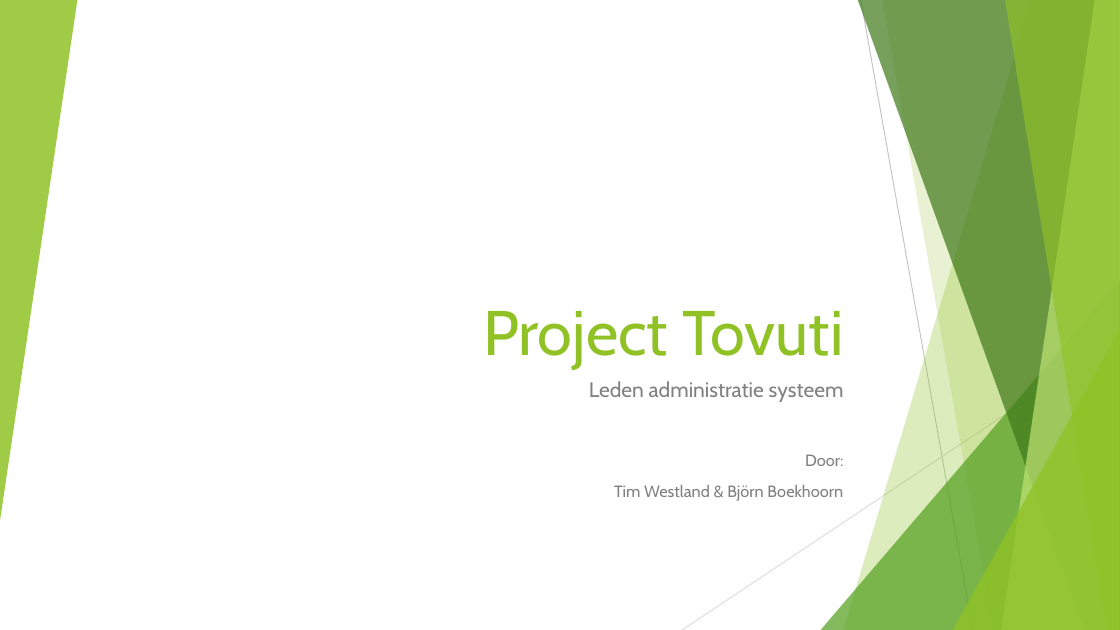
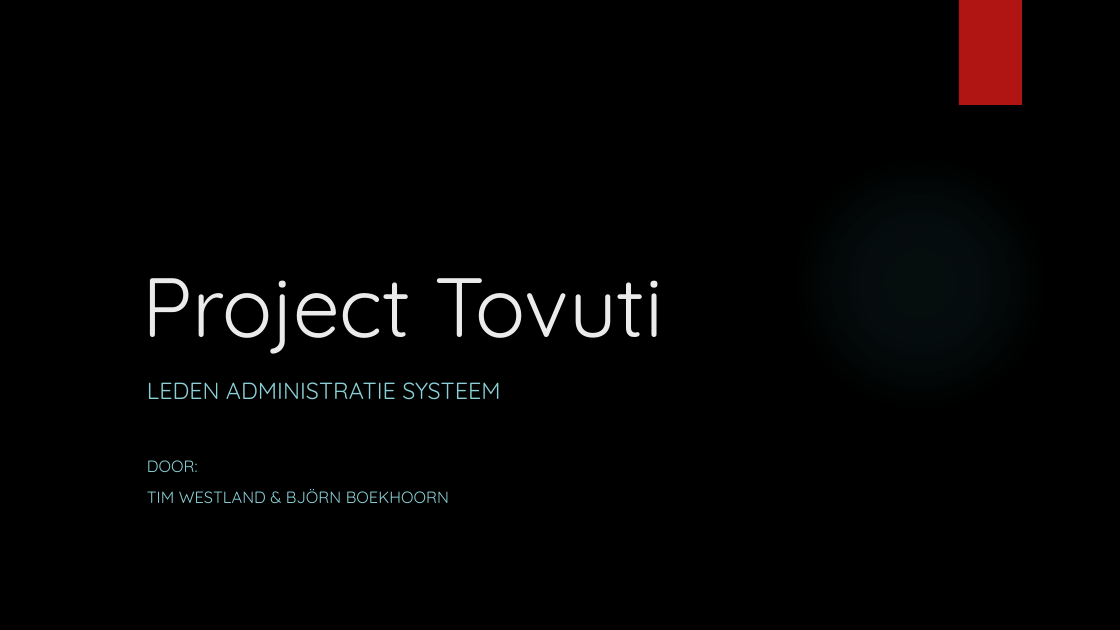
Before and after one commit to Stixs/tovuti, a slide deck: slide 1 of docs/PP.pptx. Drawn at 1120x630 pixels with LibreOffice and Linux fonts; fonts in the diff are those of the drawing; background and template pictures are left out. Boxes give left, top, right and bottom in pixels: in the first picture for what was removed or moved away, otherwise in the second. Text is boxed around its words. In the diff, an @@ line names an element or a change of style, - is before the commit and + after.

```diff
--- a/docs/PP.pptx
+++ b/docs/PP.pptx
@@ background #FFFFFF to picture (left out) @@
@@ group removed at bbox=[0, 0, 1120, 630]: 5 freeform shapes, 3 triangles, 2 lines @@
@@ rectangle added at bbox=[959, 0, 1022, 105], fill #B01513 @@
@@ title "Project Tovuti": place and size @@
-title "Project Tovuti" at bbox=[483, 311, 843, 369]
+title "Project Tovuti" at bbox=[142, 278, 663, 354]
@@ title "Project Tovuti" at bbox=[142, 278, 663, 354]: size 54 to 72 pt, font Cabin to Quicksand, text colour #90C226 to #EBEBEB; alignment right to left @@
@@ ellipse added at bbox=[791, 154, 1049, 413], fill gradient #50B9C1 @@
@@ subtitle at bbox=[147, 382, 500, 503]: text changed; font Cabin to Quicksand; text colour #808080 to #8AD0D6 @@
-Leden administratie systeem
-Door:
-Tim Westland & Björn Boekhoorn
+LEDEN ADMINISTRATIE SYSTEEM
+DOOR:
+TIM WESTLAND & BJÖRN BOEKHOORN
```
Also in this commit, not shown: 6 other slides changed.
